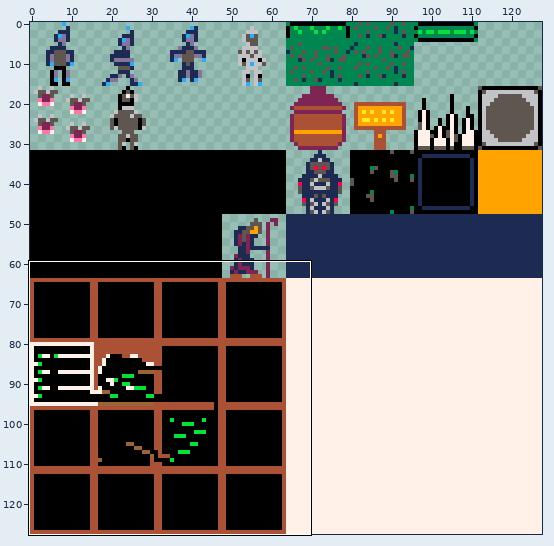
Sprite sheet, stored at res/packed.png. Above, an overview of the earlier version with the close-up marked.
Close-up. Before the edit:
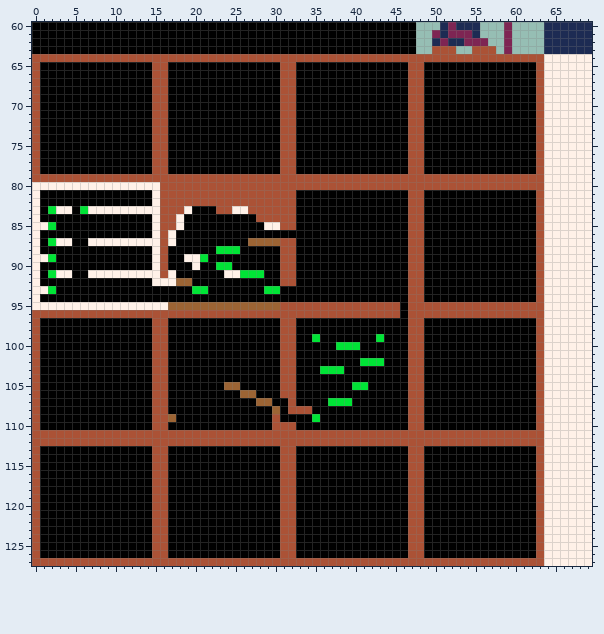
The file is 128x128 pixels. Colours within 5 levels of each other are drawn and written as one. Shown: x 0..69, y 60..127.
And afterwards:
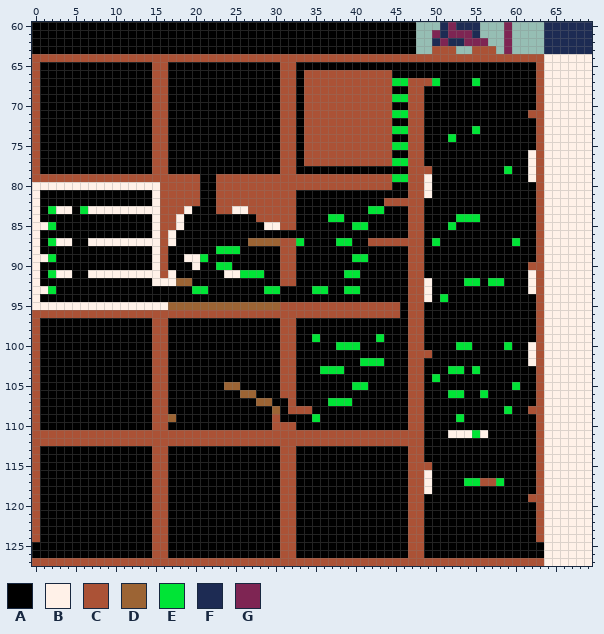
Palette (. is transparent): A #000000  B #fff1e8  C #ab5236  D #9c6434  E #00e436  F #1d2b53  G #7e2553
Edits made:
Changed rows in their new state; - is an unchanged pixel.
first column x 21:
 65 --------------------------AA--------------
 66 -------------CCCCCCCCCCC--AA--------------
 67 -------------CCCCCCCCCCCEE--CE----E-------
 68 -------------CCCCCCCCCCC------------------
 69 -------------CCCCCCCCCCCEE----------------
 70 -------------CCCCCCCCCCC------------------
 71 -------------CCCCCCCCCCCEE---------------C
 72 -------------CCCCCCCCCCC------------------
 73 -------------CCCCCCCCCCCEE--------E-------
 74 -------------CCCCCCCCCCC-------E----------
 75 -------------CCCCCCCCCCCEE----------------
 76 -------------CCCCCCCCCCC-----------------B
 77 -------------CCCCCCCCCCCEE---------------B
 78 ----------------------------C---------E--B
 79 AA----------------------EE--BAAAAAAAAAAAAB
 80 AA----------------------AA--BAAAAAAAAAAAAA
 81 AA--------------------------B-------------
 82 AA---------------------CCC----------------
 83 ---------------------EE-------------------
 84 ----------------EE--------------EEE-------
 85 -------------------EE----------E----------
 87 ------------E----EE--CCCCC---E---------E--
 89 -------------------EE---------------------
 90 -----------------------------------------C
 91 ------------------EE---------------------B
 92 ----------------------------B----EE-EE---B
 93 --------------EE--EE--------B------------B
 94 ----------------------------B-E-----------
 95 ----------------------------AAAAAAAAAAAAAA
 96 ----------------------------AAAAAAAAAAAAAA
first column x 49:
100 ----EE----E--B
101 C------------B
102 -------------B
103 ---EE-E-------
104 -E------------
105 -----------E--
106 ---EE--E------
108 ----------E--C
109 ----E---------
111 AAABBBEBAAAAAA
112 AAAAAAAAAAAAAA
115 C-------------
116 B-------------
117 B----EECCE----
118 B-------------
119 -------------C
first column x 0:
125 A--------------------------------------------------------------A
126 A--------------------------------------------------------------A
